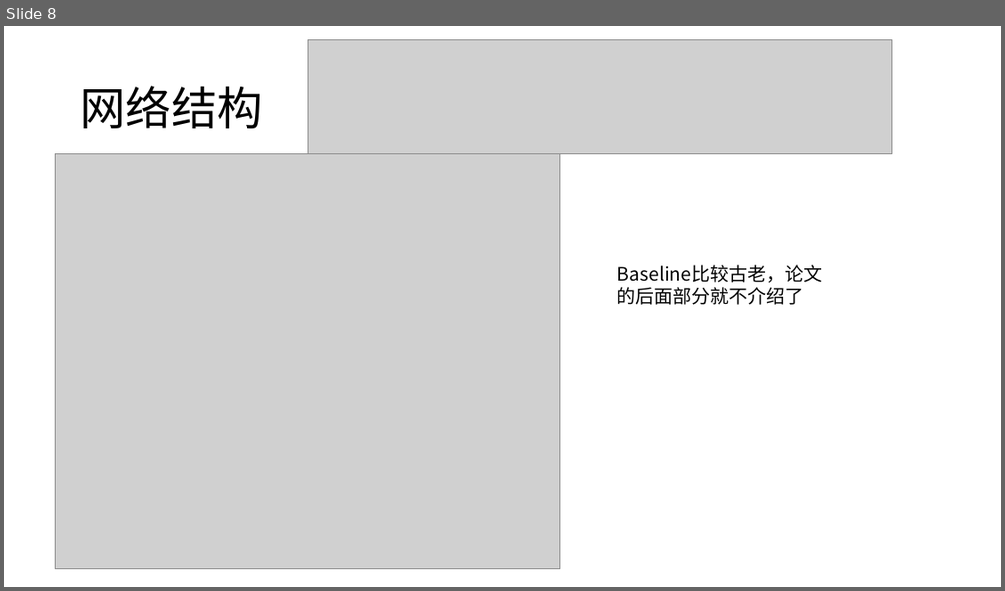
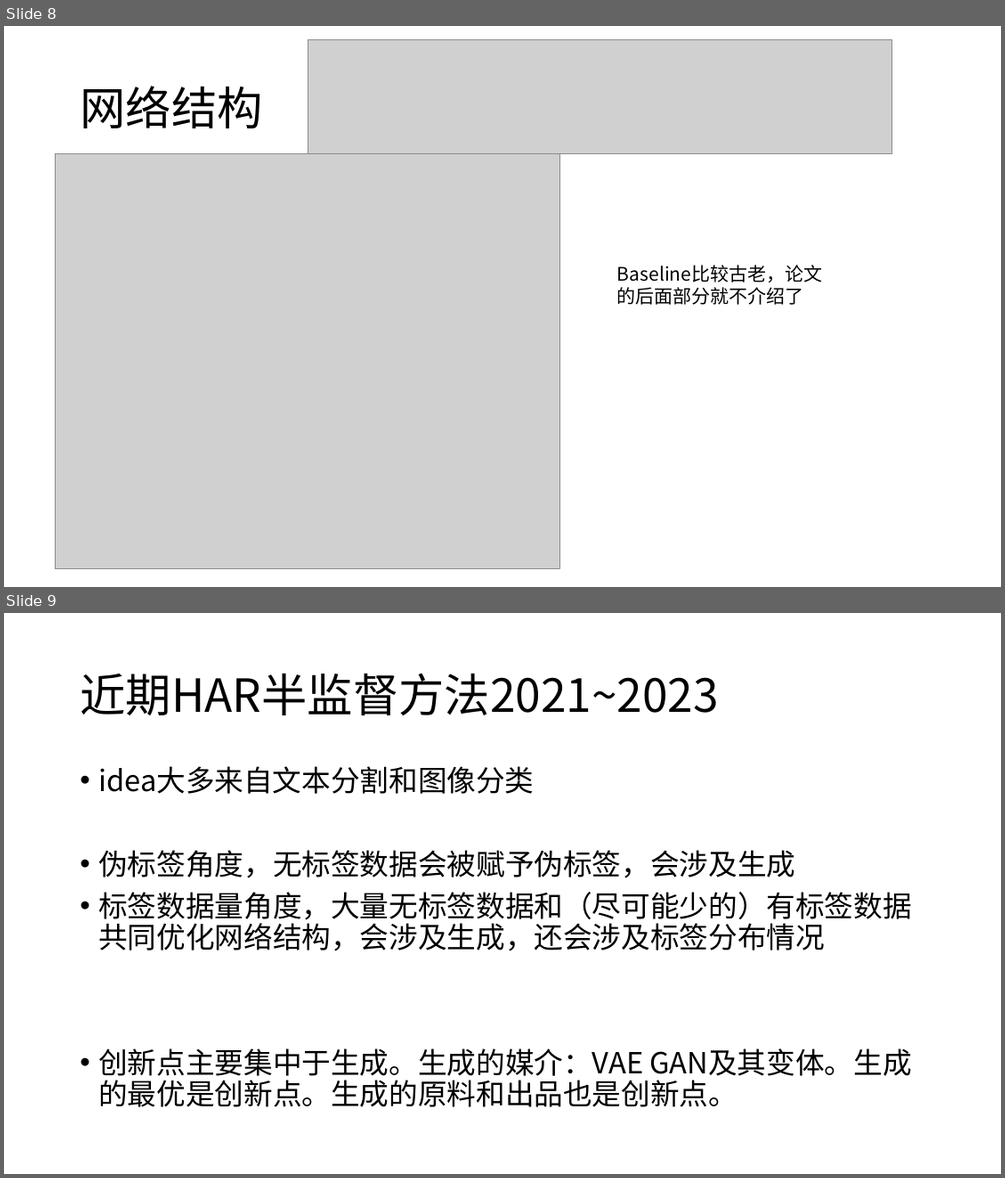
Before and after one commit to dundundundun5/python, a slide deck: literature_notes/ddnn-semi.pptx. Shown one above the other, each under a label of ours: slide 8 before the commit, slides 8 and 9 after it. The pictures are 1005x591 and 1005x1178 pixels, drawn with LibreOffice and Linux fonts; fonts in the diff are those of the drawing; grey boxes stand for pictures. Boxes give left, top, right and bottom in pixels: in the first picture for what was removed or moved away, otherwise in the second. Text is boxed around its words. In the diff, an @@ line names an element or a change of style, - is before the commit and + after.

Commit message:
半监督完结

```diff
--- a/literature_notes/ddnn-semi.pptx
+++ b/literature_notes/ddnn-semi.pptx
@@ slide 9 added at box(4, 613, 1001, 1174), background #FFFFFF @@
@@ title added at box(80, 673, 718, 715), 44 pt, text #000000 @@
+近期HAR半监督方法2021~2023
@@ text added at box(98, 766, 912, 1107), 28 pt, text #000000 @@
+• idea大多来自文本分割和图像分类
+• 伪标签角度，无标签数据会被赋予伪标签，会涉及生成
+• 标签数据量角度，大量无标签数据和（尽可能少的）有标签数据共同优化网络结构，会涉及生成，还会涉及标签分布情况
+• 创新点主要集中于生成。生成的媒介：VAE GAN及其变体。生成的最优是创新点。生成的原料和出品也是创新点。
```
Also in this commit, not shown: 13 other slides added.
